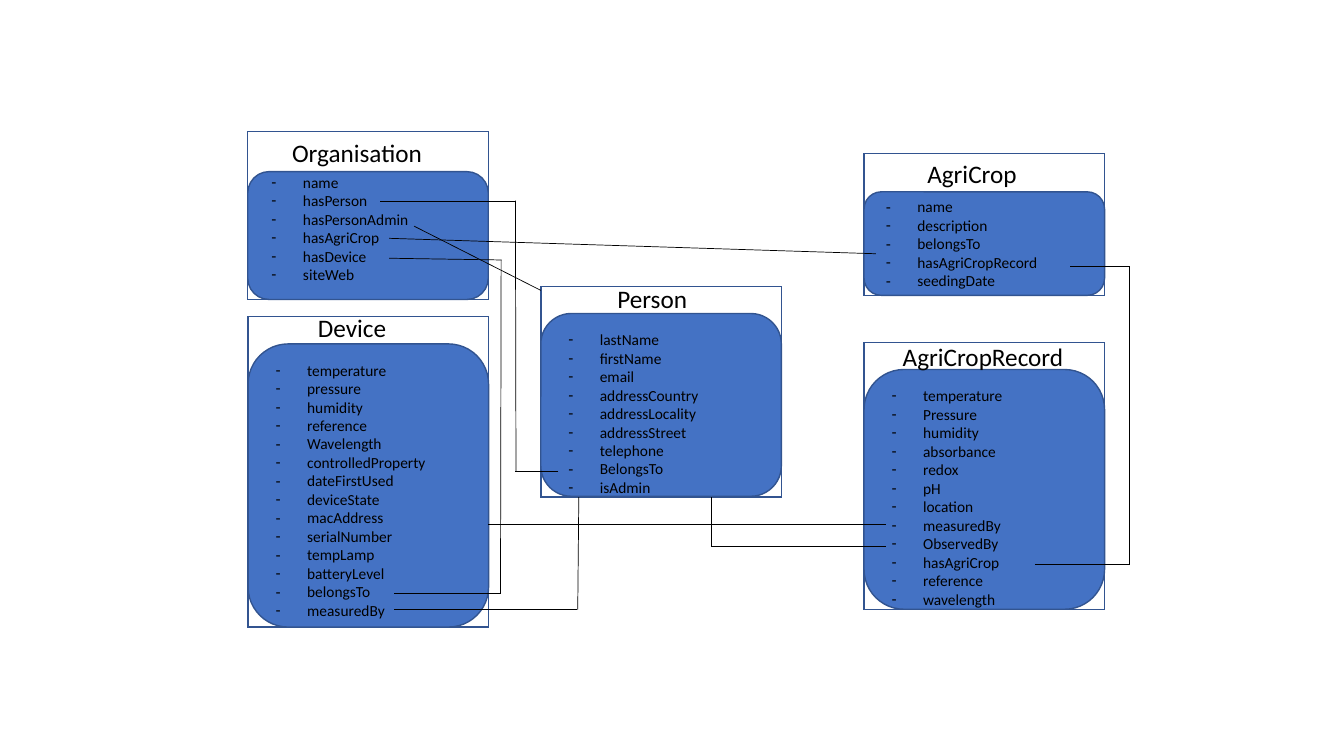
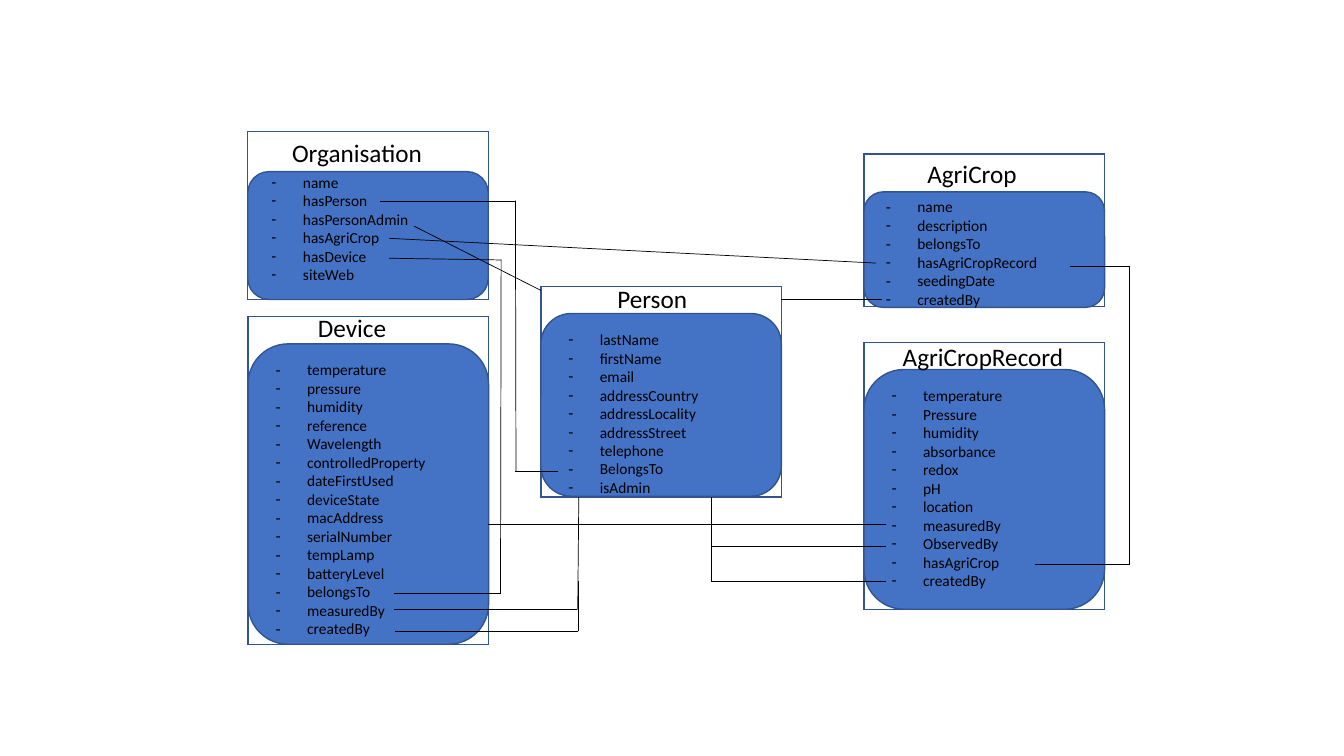
Before and after one commit to senseen/ngsild-api-data-models-v2, a slide deck: slide 1 of modèleDeDonnéeAvecAttribut.pptx. Drawn at 1344x756 pixels with LibreOffice and Linux fonts; fonts in the diff are those of the drawing. Boxes give left, top, right and bottom in pixels: in the first picture for what was removed or moved away, otherwise in the second. Text is boxed around its words. In the diff, an @@ line names an element or a change of style, - is before the commit and + after.

```diff
--- a/modèleDeDonnéeAvecAttribut.pptx
+++ b/modèleDeDonnéeAvecAttribut.pptx
@@ rectangle: place and size @@
-rectangle at box(864, 154, 1105, 295)
+rectangle at box(864, 154, 1105, 308)
@@ rounded rectangle: place and size @@
-rounded rectangle at box(864, 192, 1105, 295)
+rounded rectangle at box(864, 192, 1105, 308)
@@ line moved from (389, 238) - (876, 254) to (389, 238) - (876, 263) @@
@@ line added from (882, 299) to (781, 299), #000000 0.5 pt @@
@@ text at box(917, 294, 980, 310): paragraph added @@
+– createdBy
@@ rectangle: place and size @@
-rectangle at box(248, 317, 489, 627)
+rectangle at box(248, 317, 489, 644)
@@ rounded rectangle: place and size @@
-rounded rectangle at box(248, 344, 489, 627)
+rounded rectangle at box(248, 344, 489, 644)
@@ line added from (712, 582) to (712, 531), #000000 0.5 pt @@
@@ line added from (579, 631) to (579, 582), #000000 0.5 pt @@
@@ line added from (886, 582) to (712, 582), #000000 0.5 pt @@
@@ text at box(923, 575, 986, 589): text changed @@
-– reference
-– wavelength
+– createdBy
@@ text at box(307, 623, 370, 637): paragraph added @@
+– createdBy
@@ line added from (579, 631) to (395, 631), #000000 0.5 pt @@
```
Also in this commit, not shown: 6 other files.
